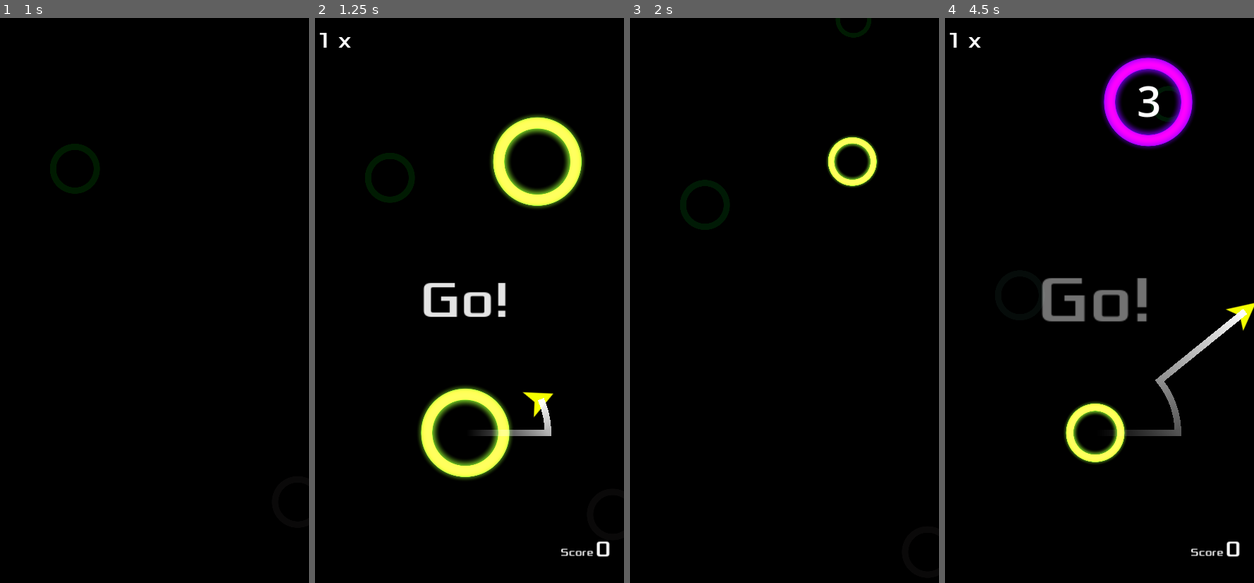
Above: before the commit, frames 1-4 (left to right).
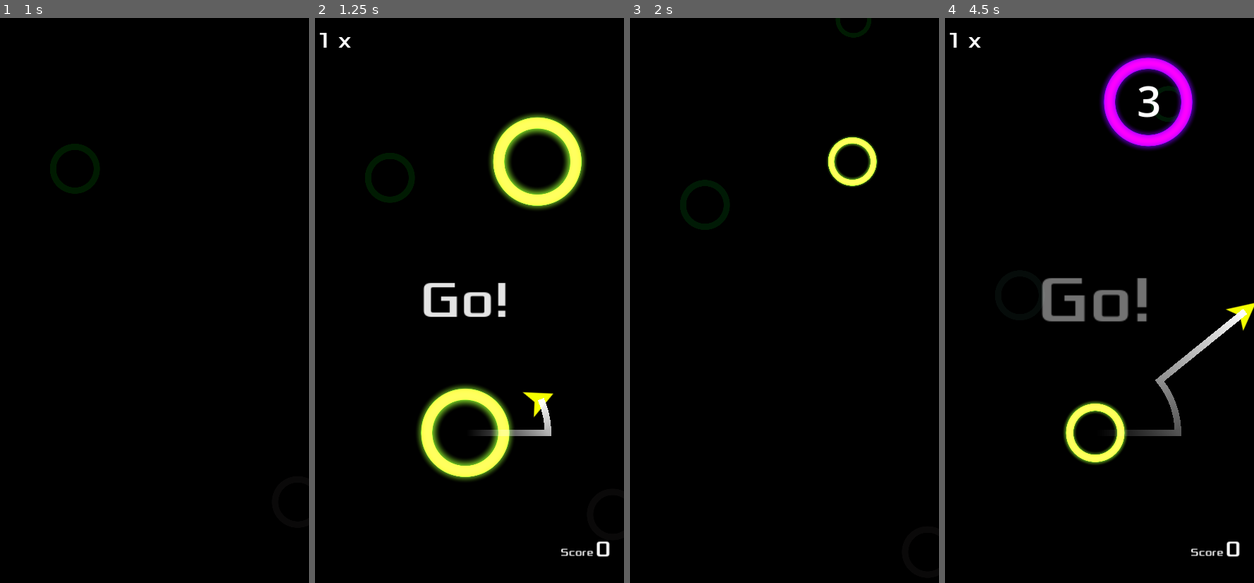
Above: after the commit, the same moments.

Repository: jrenato/circle_jump
Game: Godot game, scene res://Game/main.tscn
Two runs of this game, one before a commit and one after it. Both use one fixed random seed, a clock stepped at 60 frames per second and the inputs below. Sound files missing from this copy of the repository are replaced by a short silence.
Inputs (mouse positions are in pixels of both pictures, inside the frame that each line leads up to):
- Up to frame 1 (1 s): click "Start" at 0.5 s
- Up to frame 2 (1.25 s): no input
- Up to frame 3 (2 s): tap Enter at 1.25 s; move the mouse to (849, 272) at 1.27 s; hold Right (ui_right) from 1.28 s (still down); hold Ctrl from 1.28 s (still down); click (849, 272) at 1.42 s
- Up to frame 4 (4.5 s): release Right (ui_right) at 2 s; release Ctrl at 2 s; drag from (1031, 328) to (1167, 159) at 2.02 s; move the mouse to (1127, 176) at 2.77 s; hold Right (ui_right) 2.78-3.5 s; tap Z at 2.85 s; click "Retry" at 3.5 s; drag from (1077, 413) to (1148, 102) at 4.27 s

Frame 1 is identical in both runs. In frame 2, 1.0% of the frame differs, in the area x 33-88%, y 17-82%; in frame 3, 0.2%; in frame 4, 1.8%, in the area x 38-82%, y 6-79%.

Commit message:
Fixed missing color on limited circle

Diff:
--- a/Game/Circle/circle.gd
+++ b/Game/Circle/circle.gd
@@ -75,6 +75,7 @@
 		mode = modes[Settings.get_weighted_random(weights)]
 	else:
 		mode = MODE.UNLIMITED
+	update_mode()
 
 	var move_chance: float = clamp((level - 10), 0, 9) / 10.0
 	if randf() < move_chance and not silent_capture:
--- a/Game/Circle/circle.tscn
+++ b/Game/Circle/circle.tscn
@@ -1,7 +1,6 @@
-[gd_scene load_steps=14 format=3 uid="uid://cj7a4lchc8gh8"]
+[gd_scene load_steps=13 format=3 uid="uid://cj7a4lchc8gh8"]
 
 [ext_resource type="Script" path="res://Game/Circle/circle.gd" id="1_1qqjh"]
-[ext_resource type="Shader" path="res://Resources/Shaders/color.gdshader" id="1_g1c4m"]
 [ext_resource type="Texture2D" uid="uid://d2cyw3pwjae06" path="res://Assets/Images/circle_1.png" id="1_mknme"]
 [ext_resource type="Shader" path="res://Resources/Shaders/circle_glow.gdshader" id="2_61gxt"]
 [ext_resource type="Texture2D" uid="uid://bt7fwxlj42i5q" path="res://Assets/Images/circle_3.png" id="4_v6km0"]
@@ -12,13 +11,16 @@
 [sub_resource type="ShaderMaterial" id="ShaderMaterial_ifdf6"]
 shader = ExtResource("2_61gxt")
 shader_parameter/color = Color(0.101961, 1, 0, 1)
-shader_parameter/speed = 0.0
-shader_parameter/radius = 0.282
-shader_parameter/width = 0.135
+shader_parameter/speed = 1.0
+shader_parameter/radius = 0.289
+shader_parameter/width = 0.186
 
 [sub_resource type="ShaderMaterial" id="ShaderMaterial_elmqu"]
-shader = ExtResource("1_g1c4m")
+shader = ExtResource("2_61gxt")
 shader_parameter/color = Color(0.00729171, 0, 0.910716, 1)
+shader_parameter/speed = null
+shader_parameter/radius = 0.283
+shader_parameter/width = 0.248
 
 [sub_resource type="Animation" id="Animation_0apxe"]
 length = 0.001
